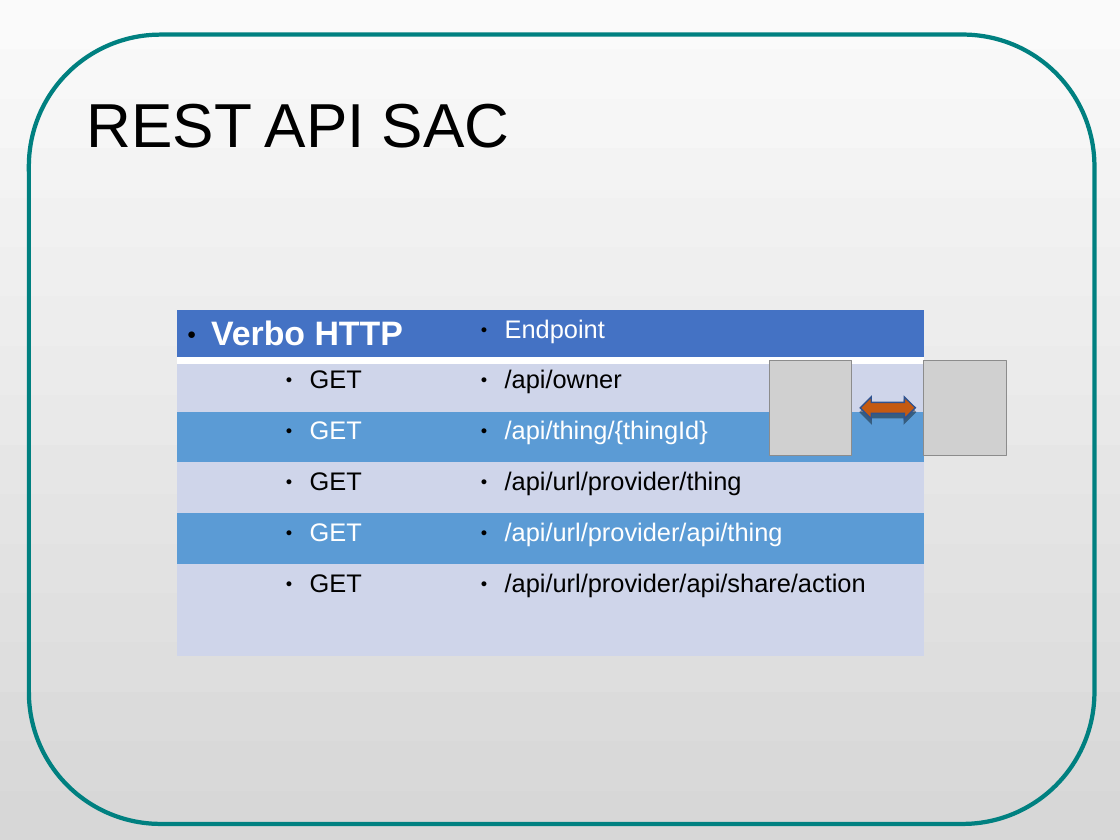
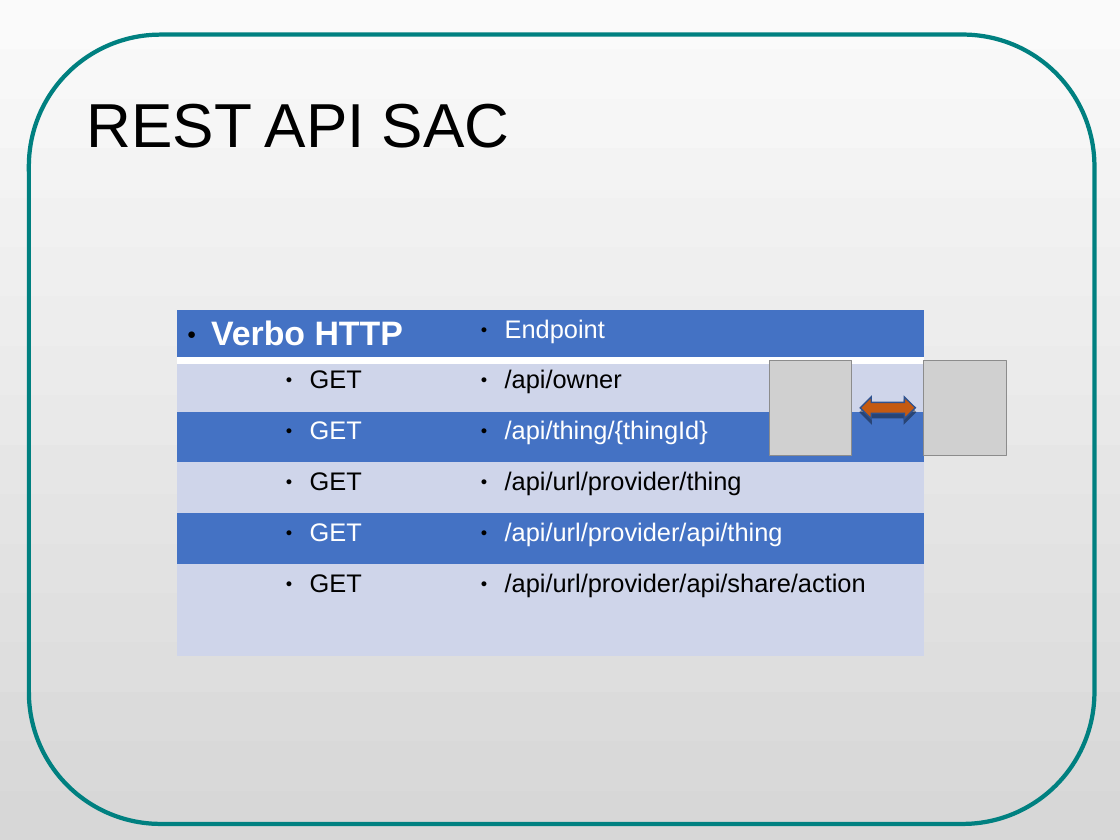
Before and after one commit to danielsalgadop/sac, a slide deck: slide 33 of docs/presentation/social_access_controller_ODP_final.odp. Drawn at 1120x840 pixels with LibreOffice and Linux fonts; fonts in the diff are those of the drawing; grey boxes stand for pictures. Boxes give left, top, right and bottom in pixels: in the first picture for what was removed or moved away, otherwise in the second. Text is boxed around its words. In the diff, an @@ line names an element or a change of style, - is before the commit and + after.

```diff
--- a/docs/presentation/social_access_controller_ODP_final.odp
+++ b/docs/presentation/social_access_controller_ODP_final.odp
@@ table at box(177, 310, 924, 601) @@
@@ fill #5B9BD5 to #4472C4 in 4 cells @@
```
Also in this commit, not shown: 9 other slides changed, 1 slide added, 1 slide removed, 8 other files.
